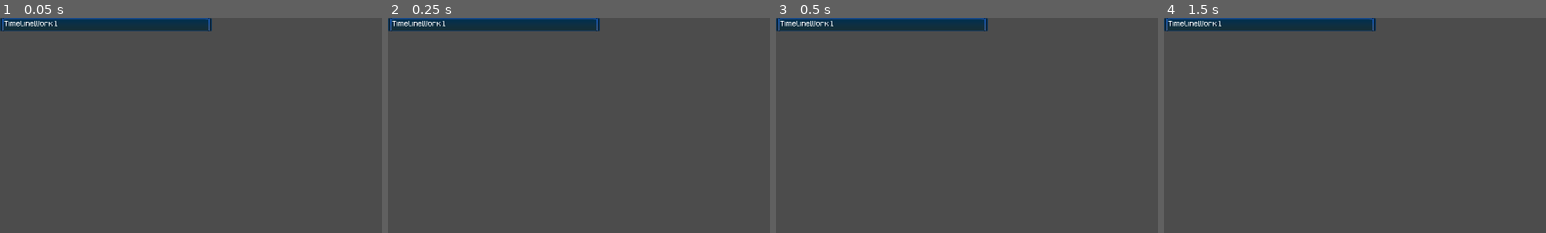
Above: before the commit, frames 1-4 (left to right).
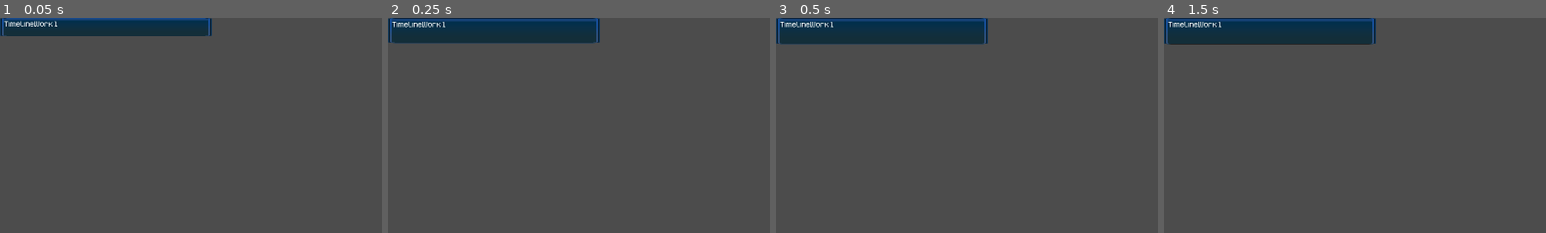
Above: after the commit, the same moments.

Repository: Clovisindo/CV-Please
Game: Godot game, scene res://scenes/game/items/job_offer/job_timeline_work.tscn
Same seed, same stepped clock (60 frames per second), same inputs: the game is played once before the commit and once after it. This scene is started directly instead of the project's main scene. The engine's default icon, where the game draws it, is replaced by a stand-in: a white triangle on a blue panel in a dark square.
Inputs (mouse positions are % of the whole screen's width and height, from its top left):
- Up to frame 1 (0.05 s): no input
- Up to frame 2 (0.25 s): no input
- Up to frame 3 (0.5 s): no input
- Up to frame 4 (1.5 s): tap Enter at 0.5 s; move the mouse to (72, 45) at 0.52 s; click (72, 45) at 0.67 s; tap Space at 1.25 s; move the mouse to (30, 55) at 1.27 s; click (30, 55) at 1.42 s
The pictures show only the part of the screen within x 0-50%, y 0-50%; the shares and areas given below are measured in that part.

The runs differ from the first frame. In frame 1, 1.6% of the frame differs, in the area x 0-56%, y 0-9%; in frame 2, 3.9%; in frame 3, 4.1%; in frame 4, 4.1%, in the area x 0-56%, y 0-13%.

Commit message:
añadimos panel para detalle trabajos pasados
Añadimos un panel con menos funciones( no necesita estados ni interacion) para el detalle de trabajos anteriores en el CV.
Esto nos aflora una necesidad que estabamos dejando pasar, agrupar la info en paneles y tener cabeceras de que es esa info para el jugador, diferenciandose los datos.

Diff:
--- a/scenes/game/characters/applicant/applicant.gd
+++ b/scenes/game/characters/applicant/applicant.gd
@@ -40,6 +40,7 @@
 	name: String,
 	skills: Array,
 	requisites: Array,
+	timeline_jobs: Array,
 	condition: Resource,
 	cross_data: Array,
 	company: String,
@@ -58,6 +59,8 @@
 	if requisites:
 		job_offer = job_offer_scene.instance()
 		job_offer.add_requisites(requisites)
+	if timeline_jobs:
+		job_offer.add_timeline_works(timeline_jobs)
 	if condition:
 		job_offer.add_condition(condition)
 	if cross_data:
--- a/scenes/game/items/job_offer/job_offer.gd
+++ b/scenes/game/items/job_offer/job_offer.gd
@@ -6,6 +6,7 @@
 signal job_condition_selected(job_condition)
 
 export(PackedScene) onready var requisite_scene
+export(PackedScene) onready var timeline_work_scene
 export(PackedScene) onready var condition_scene
 
 var job_requisite_class = load("res://scenes/game/items/job_offer/job_requisite.gd")
@@ -19,6 +20,14 @@
 			requisite_panel.job_offer = self
 			requisite_panel.add_data(requisite.textUI, requisite.question, requisite.answer)
 			$JobOfferPanel/VBoxContainer.add_child(requisite_panel)
+
+
+func add_timeline_works(timeline_works: Array):
+	if timeline_works:
+		for timeline_work in timeline_works:
+			var timeline_panel = timeline_work_scene.instance()
+			timeline_panel.add_data(timeline_work.jobDescription, timeline_work.timejob)
+			$JobOfferPanel/VBoxContainer.add_child(timeline_panel)
 
 
 func add_condition(condition):
--- a/scenes/game/items/job_offer/job_offer.tscn
+++ b/scenes/game/items/job_offer/job_offer.tscn
@@ -6,6 +6,7 @@
 [ext_resource path="res://scenes/game/items/job_offer/states/state_job_offer_matched.gd" type="Script" id=4]
 [ext_resource path="res://scenes/game/items/job_offer/states/state_job_offer_not_matched.gd" type="Script" id=5]
 [ext_resource path="res://scenes/game/items/job_offer/job_special_condition.tscn" type="PackedScene" id=6]
+[ext_resource path="res://scenes/game/items/job_offer/job_timeline_work.tscn" type="PackedScene" id=7]
 
 [sub_resource type="StyleBoxEmpty" id=1]
 
@@ -20,6 +21,7 @@
 margin_bottom = 209.5
 script = ExtResource( 2 )
 requisite_scene = ExtResource( 3 )
+timeline_work_scene = ExtResource( 7 )
 condition_scene = ExtResource( 6 )
 
 [node name="JobOfferPanel" type="Panel" parent="."]
--- a/scenes/game/items/job_offer/job_timeline_work.gd
+++ b/scenes/game/items/job_offer/job_timeline_work.gd
@@ -24,40 +24,11 @@
 	time_job = _time_job
 	$JobTimeLineWorkRtext.text = _job_descp + ": " + _time_job
 
-# func timejob_idle():
-# 	if current_status == JobTimelineWorkStatus.SELECTED:
-# 		_process_idle()
 
-# func _process_idle():
-# 	current_status = JobTimelineWorkStatus.IDLE
-# 	rect_position.x = 0
-# 	$JobTimeLineWorkRtext.add_color_override("default_color", Color(1, 1, 1, 1))
+func _process(_delta):
+	_set_size_by_text()
 
-# func requisite_selected():
-# 	if current_status == JobTimelineWorkStatus.IDLE:
-# 		_process_selected()
 
-# func _process_selected():
-# 	current_status = JobTimelineWorkStatus.SELECTED
-# 	$JobTimeLineWorkRtext.add_color_override("default_color", Color(0, 0.392157, 0, 1))
-# 	rect_position.x = 10
-
-# func requisite_disable():
-# 	if current_status == JobTimelineWorkStatus.IDLE:
-# 		current_status = JobTimelineWorkStatus.DISABLED
-# 		rect_position.x = 0
-
-# func requisite_enable():
-# 	if current_status == JobTimelineWorkStatus.DISABLED:
-# 		current_status = JobTimelineWorkStatus.IDLE
-# 		rect_position.x = 0
-# 		$JobTimeLineWorkRtext.add_color_override("default_color", Color(1, 1, 1, 1))
-
-# func save_previous_state():
-# 	pass
-
-# func requisite_cross_idle():
-# 	pass
-
-# func requisite_as_previous_state():
-# 	pass
+func _set_size_by_text():
+	get_node(".").rect_size.y = get_node("JobTimeLineWorkRtext").rect_size.y + 8
+	get_node(".").rect_min_size.y = get_node(".").rect_size.y
--- a/scenes/main/game_manager.gd
+++ b/scenes/main/game_manager.gd
@@ -294,6 +294,7 @@
 			puzzle.applicant_name,
 			puzzle.skills_answers,
 			puzzle.requisites_answers,
+			puzzle.timeline_jobs,
 			puzzle.special_condition,
 			puzzle.cross_questions,
 			puzzle.company_name,
Not shown: 1 places in scenes/game/items/job_offer/job_offer.tscn that only renumber resources
